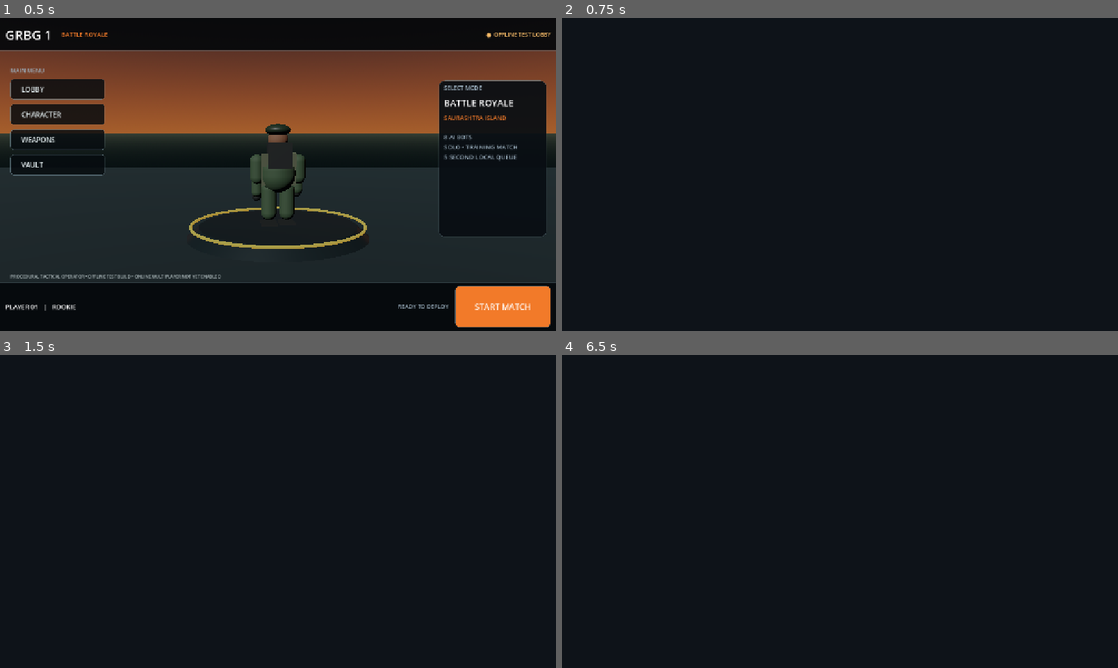
Above: before the commit, frames 1-4 (two rows, left to right).
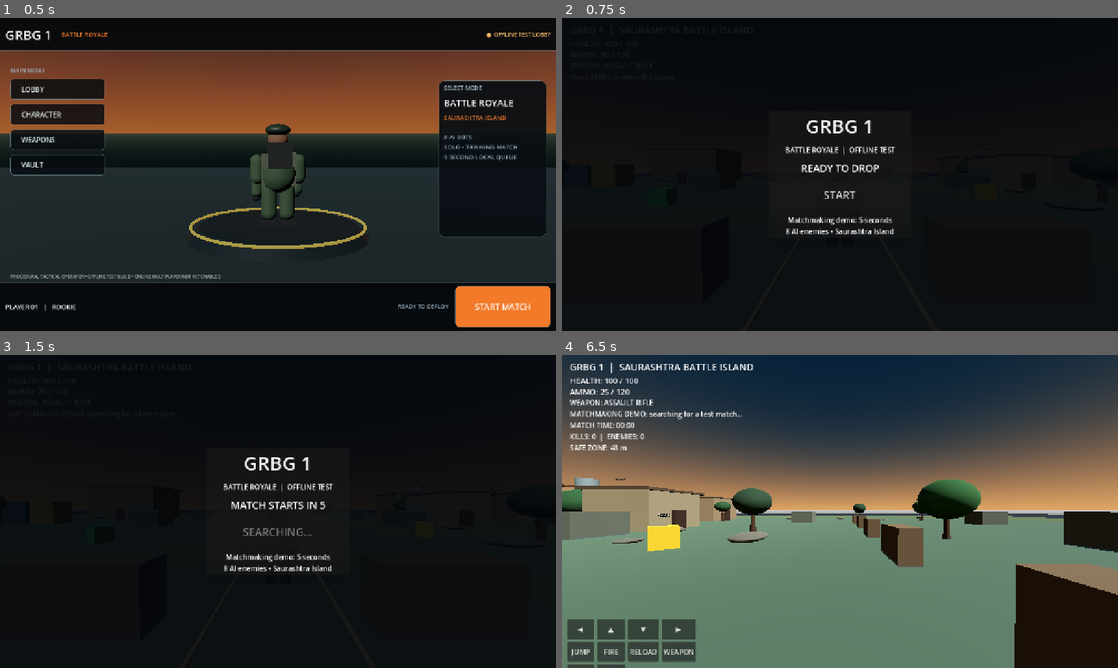
Above: after the commit, the same moments.

Repository: rakeshbaraiya365-afk/GRGB1
Game: Godot game, scene res://scenes/lobby.tscn
The game is run twice, just before and just after one commit, with the same random seed, the same clock (stepped at 60 frames per second) and the same inputs.
Inputs (mouse positions are in pixels of both pictures, inside the frame that each line leads up to):
- Up to frame 1 (0.5 s): no input
- Up to frame 2 (0.75 s): click "START MATCH" at 0.5 s
- Up to frame 3 (1.5 s): click (278, 533) at 1.25 s, where only the run after the commit has a clickable "START"
- Up to frame 4 (6.5 s): tap Enter at 2, 3.5, 5 s; move the mouse to (962, 495) at 2.02 s; hold D (move_right) 2.03-2.75 s; click (962, 495) at 2.1 s; tap Space (jump) at 2.27, 2.75, 4.25, 5.27, 5.75 s; drag from (728, 527) to (812, 574) at 2.77 s; move the mouse to (895, 442) at 3.52 s; hold D (move_right) 3.53-4.25 s; tap V (toggle_camera) at 3.6 s; drag from (812, 574) to (673, 464) at 4.27 s; move the mouse to (1006, 558) at 5.02 s; hold A (move_left) 5.03-5.75 s; hold Shift (sprint) 5.03-5.75 s; drag from (673, 464) to (756, 433) at 5.77 s

Frame 1 is identical in both runs. In frame 2, 1.3% of the frame differs, in the area x 40-60%, y 32-70%; in frame 3, 1.4%; in frame 4, 93%, in the area x 0-100%, y 0-100%.
Error before the commit: Parse Error: Cannot infer the type of "headshot" variable because the value doesn't have a set type. (res://scripts/main.gd:402)
Error after the commit: Invalid assignment of property or key 'visible' with value of type 'bool' on a base object of type 'null instance'. (res://scripts/main.gd:341)

Commit message:
Make enemy headshot detection explicitly typed

Diff:
--- a/scripts/main.gd
+++ b/scripts/main.gd
@@ -399,7 +399,8 @@
 	if collider != null and collider.has_method("apply_damage"):
 		var final_damage := damage
 		var hit_position: Vector3 = hit.get("position", Vector3.ZERO)
-		var headshot := collider is GRBGEnemy and hit_position.y > collider.global_position.y + 1.55
+		var enemy := collider as GRBGEnemy
+		var headshot := enemy != null and hit_position.y > enemy.global_position.y + 1.55
 		if headshot:
 			final_damage = roundi(float(damage) * 1.5)
 		collider.apply_damage(final_damage)
